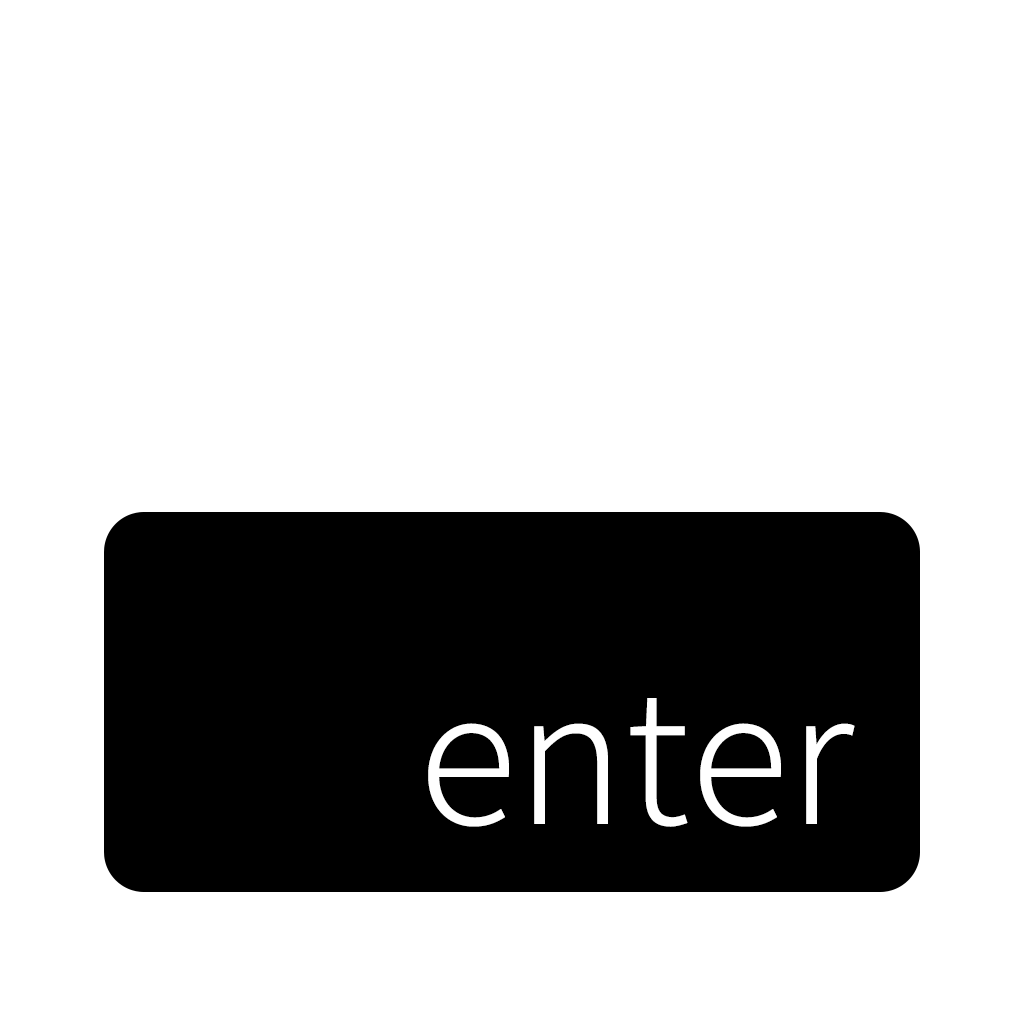
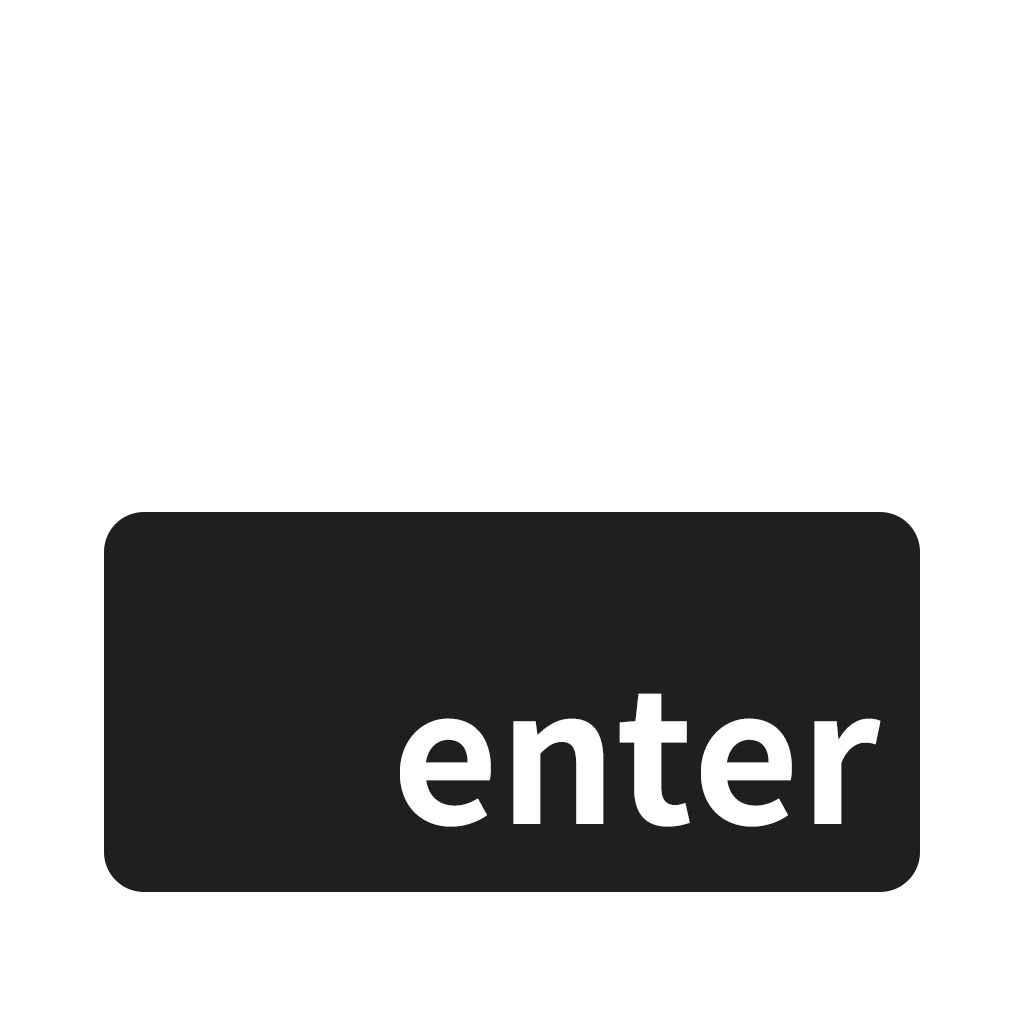
The second 1024x1024 image is a revision of the first. Changes to its layers:
painted on "enter" over [400,693,881,827]
painted on "角丸長方形 1" over [104,512,920,892]
